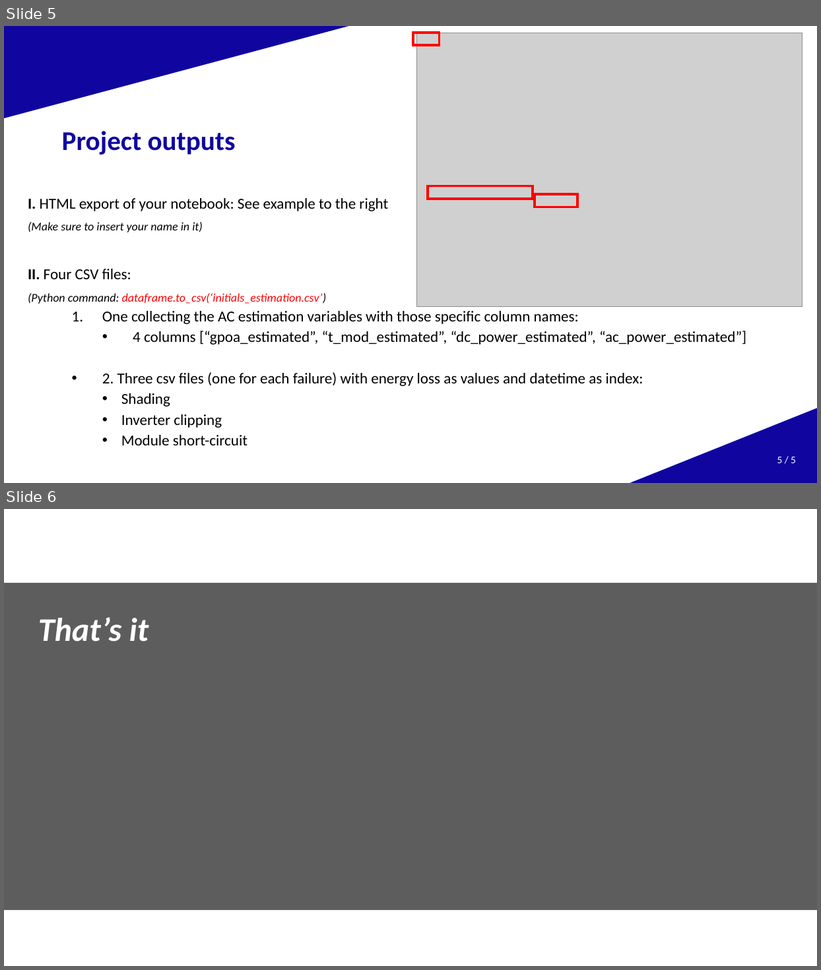
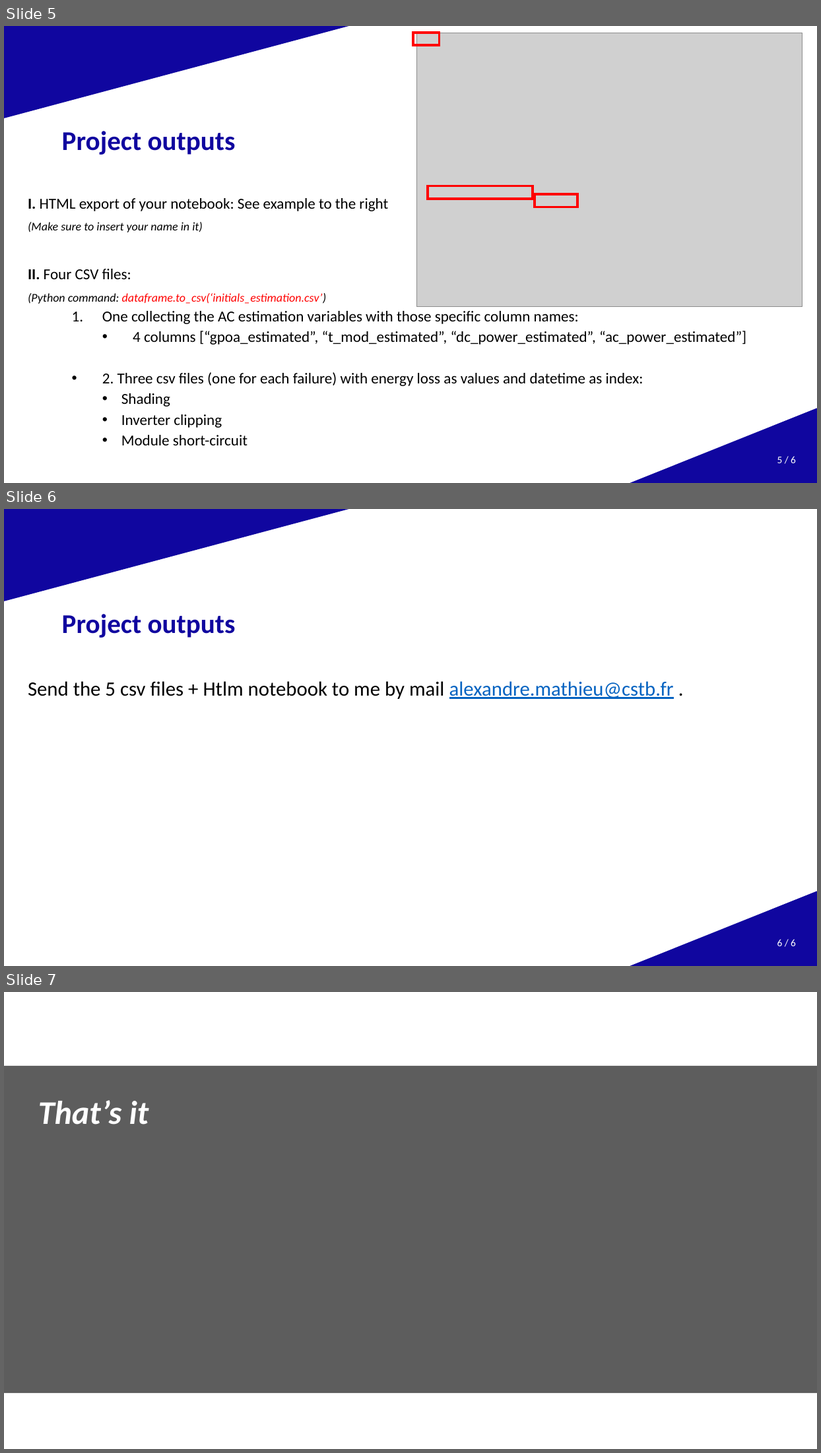
Before and after one commit to AlexandreHugoMathieu/pvfault_detection_solar_academy, a slide deck: slides/slides_22122023.pptx. Shown one above the other, each under a label of ours: slides 5 and 6 before the commit, slides 5, 6 and 7 after it. The pictures are 821x970 and 821x1453 pixels, drawn with LibreOffice and Linux fonts; fonts in the diff are those of the drawing; grey boxes stand for pictures; background and template pictures are left out. Boxes give left, top, right and bottom in pixels: in the first picture for what was removed or moved away, otherwise in the second. Text is boxed around its words. In the diff, an @@ line names an element or a change of style, - is before the commit and + after.

```diff
--- a/slides/slides_22122023.pptx
+++ b/slides/slides_22122023.pptx
@@ slide 6 added at (4, 509, 817, 966), background #FFFFFF; not listed: 2 template elements that a slide beside it also shows @@
@@ title added at (62, 614, 236, 638), 32 pt, text #10069F, bold @@
+Project outputs
@@ text added at (28, 681, 674, 699), 24 pt, text #000000 @@
+Send the 5 csv files + Htlm notebook to me by mail alexandre.mathieu@cstb.fr .
@@ page number added at (778, 939, 796, 947), 12 pt, text #FFFFFF @@
+6 / 6
@@ page number at (778, 456, 796, 464): text changed @@
-5 / 5
+5 / 6
@@ what was slide 6 is now slide 7 @@
```
Also in this commit, not shown: 1 other file.
